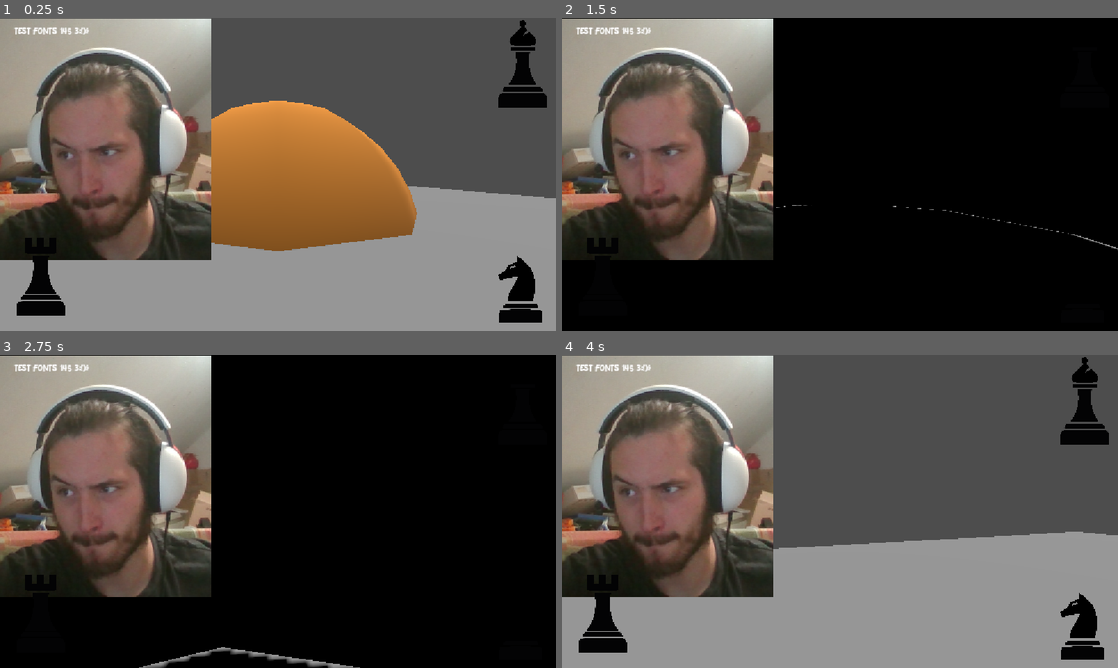
Above: before the commit, frames 1-4 (two rows, left to right).
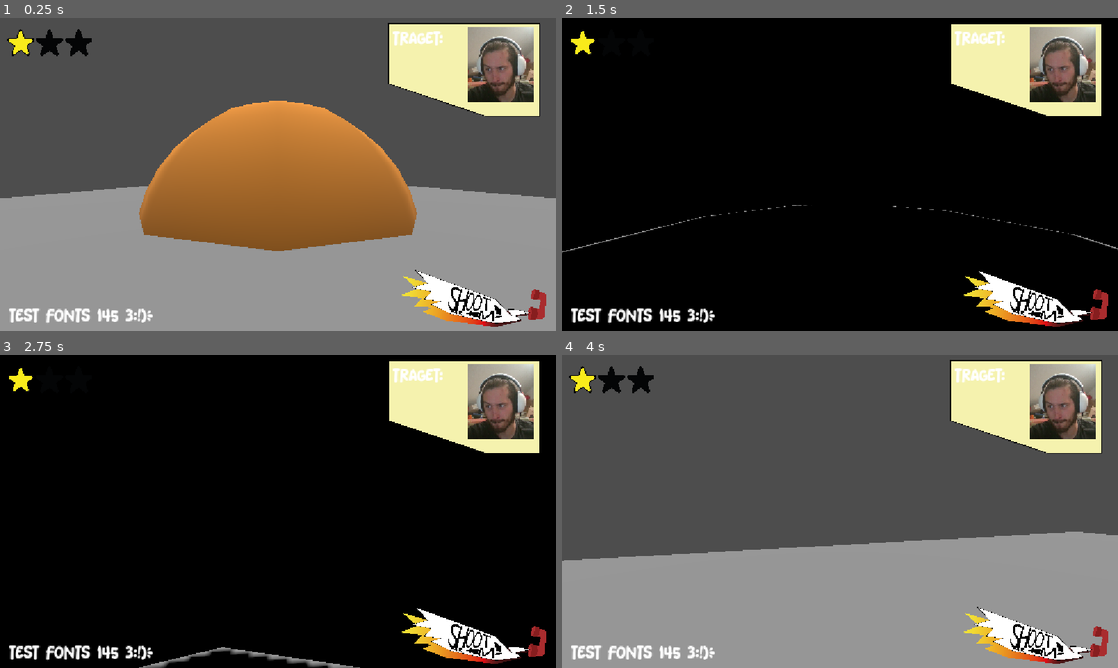
Above: after the commit, the same moments.

Repository: LouPirate05/ricochet-bang
Game: Godot game, scene res://folder_scène/base.tscn
The game is run twice, just before and just after one commit, with the same random seed, the same clock (stepped at 60 frames per second) and the same inputs.
Inputs (mouse positions are in pixels of both pictures, inside the frame that each line leads up to):
- Up to frame 1 (0.25 s): no input
- Up to frame 2 (1.5 s): tap Enter at 0.5 s; move the mouse to (867, 174) at 0.52 s; hold W (Move_forward) from 0.53 s (still down); tap Shift (springting) at 0.77 s; move the mouse to (812, 174) at 1.27 s
- Up to frame 3 (2.75 s): keep holding W (Move_forward); tap Shift (springting) at 1.52 s; move the mouse to (289, 505) at 2.02 s
- Up to frame 4 (4 s): keep holding W (Move_forward); move the mouse to (834, 517) at 2.77 s; tap Shift (springting) at 3.02, 3.77 s; move the mouse to (878, 514) at 3.52 s

The runs differ from the first frame. In frame 1, 38% of the frame differs, in the area x 0-99%, y 0-99%; in frame 2, 38%; in frame 3, 38%; in frame 4, 38%.

Commit message:
23/11 pushing rendu 2
j'ai changer des truc, préparer une scène pour la prés, + la cam est réparer, mais elle est pas fix sur un point

Diff:
--- a/jeu-3d---godot-learn- test prototypage/folder_scène/base.tscn
+++ b/jeu-3d---godot-learn- test prototypage/folder_scène/base.tscn
@@ -5,6 +5,7 @@
 [ext_resource type="PackedScene" uid="uid://btad70ea4oagh" path="res://point.tscn/player.tscn" id="2_05a4p"]
 [ext_resource type="PackedScene" uid="uid://b76lp2a8ln5l2" path="res://LD_prototype/bloc ld.glb" id="4_evyjo"]
 [ext_resource type="PackedScene" uid="uid://bvtn7ommtdihi" path="res://LD_prototype/foutain.glb" id="5_f0vq3"]
+[ext_resource type="PackedScene" uid="uid://dfffwf4cdk8sq" path="res://LD_prototype/proto_scene_pierre.glb" id="6_46axm"]
 
 [sub_resource type="BoxShape3D" id="BoxShape3D_h8xou"]
 size = Vector3(10, 10, 10)
@@ -52,10 +53,6 @@
 transform = Transform3D(1, 0, 0, 0, -0.0054176026, 0.99998534, 0, -0.99998534, -0.0054176026, 0, 16.12283, 0)
 shadow_enabled = true
 
-[node name="DirectionalLight3D(la lumière de la scène, parfois faut la retourner)" type="DirectionalLight3D" parent="DirectionalLight3D(la lumière de la scène, parfois faut la retourner)" unique_id=705268183]
-transform = Transform3D(-0.7071067, -0.34689757, -0.61616737, 0.7070964, -0.34217158, -0.61881596, 0.00383078, -0.87325865, 0.4872419, 2, 3.1988707, -14.070225)
-shadow_enabled = true
-
 [node name="CollisionShape3D (collision de la forme)" type="CollisionShape3D" parent="." unique_id=1466342204]
 transform = Transform3D(1, 0, 0, 0, 1, 0, 0, 0, 1, 0, -2.29498, 0)
 shape = SubResource("BoxShape3D_h8xou")
@@ -96,6 +93,13 @@
 [node name="bloc ld2" parent="foutain/bloc ld3/bloc ld/bloc ld/bloc ld3" unique_id=1647045958 instance=ExtResource("4_evyjo")]
 transform = Transform3D(0, 0, -1, 0, 1, 0, -1, 0, 0, 18, 0, 11.000004)
 
-[node name="DirectionalLight3D(la lumière de la scène, parfois faut la retourner)2" type="DirectionalLight3D" parent="." unique_id=770907622]
-transform = Transform3D(0.7071068, -0.34355435, -0.6180375, -4.3300602e-08, -0.8740371, 0.48585925, -0.7071067, -0.34355435, -0.61803764, 2, 2.1988559, 3.935194)
+[node name="DirectionalLight3D(la lumière de la scène, parfois faut la retourner)4" type="DirectionalLight3D" parent="." unique_id=851028307]
+transform = Transform3D(-0.47983772, 0.5447346, 0.6877645, 0.13522172, -0.72862136, 0.6714358, 0.86687416, 0.4151809, 0.27596003, -10.631055, 7.379571, -33.45543)
 shadow_enabled = true
+
+[node name="DirectionalLight3D(la lumière de la scène, parfois faut la retourner)3" type="DirectionalLight3D" parent="." unique_id=52908675]
+transform = Transform3D(0.7211702, 0.69103557, 0.048821315, -0.54917777, 0.52732193, 0.6483328, 0.42227644, -0.49436983, 0.7597902, 0.22668934, 5.188925, -0.66654396)
+shadow_enabled = true
+
+[node name="proto_scene_pierre" parent="." unique_id=1654129301 instance=ExtResource("6_46axm")]
+transform = Transform3D(1, 0, 0, 0, 1, 0, 0, 0, 1, -3, 0, -41)
--- /dev/null
+++ b/jeu-3d---godot-learn- test prototypage/ld-pierre.tscn
@@ -0,0 +1,8 @@
+[gd_scene format=3 uid="uid://cya7l877s1fov"]
+
+[ext_resource type="PackedScene" uid="uid://dfffwf4cdk8sq" path="res://LD_prototype/proto_scene_pierre.glb" id="1_lkblp"]
+
+[node name="Node3D" type="Node3D" unique_id=765166097]
+
+[node name="proto_scene_pierre" parent="." unique_id=1654129301 instance=ExtResource("1_lkblp")]
+transform = Transform3D(1, 0, 0, 0, 1, 0, 0, 0, 1, 4, 0, -3)
--- a/jeu-3d---godot-learn- test prototypage/point.tscn/player.tscn
+++ b/jeu-3d---godot-learn- test prototypage/point.tscn/player.tscn
@@ -1,16 +1,17 @@
 [gd_scene format=3 uid="uid://btad70ea4oagh"]
 
 [ext_resource type="Texture2D" uid="uid://p1ws8y13334c" path="res://assets pas important/Capture d'écran 2026-10-29 132350.png" id="1_jaq5a"]
+[ext_resource type="Texture2D" uid="uid://b2g5qqip1j8gt" path="res://LD_prototype/Fichier 52.png" id="1_tfk2a"]
 [ext_resource type="Script" uid="uid://canwfabt34njd" path="res://script/control.gd" id="2_eeouq"]
 [ext_resource type="FontFile" uid="uid://d3ckd4v7emymk" path="res://matcha_style/Matcha Style.ttf" id="2_ie3af"]
-[ext_resource type="Texture2D" uid="uid://bqv4rt0jjg1nr" path="res://assets pas important/Fichier 22.png" id="5_eeouq"]
-[ext_resource type="Texture2D" uid="uid://h2gay2c4foyc" path="res://assets pas important/Fichier 23.png" id="6_vpagf"]
-[ext_resource type="Texture2D" uid="uid://bawt4gkms5fda" path="res://assets pas important/Fichier 24.png" id="7_0v1fi"]
+[ext_resource type="Texture2D" uid="uid://bqedc7gxkmlvn" path="res://LD_prototype/Fichier 50.png" id="7_0v1fi"]
 [ext_resource type="Script" uid="uid://fjum4kxjam7k" path="res://script/camera_player.gd" id="7_kbkvm"]
 [ext_resource type="Script" uid="uid://dvcifnqdxj4hl" path="res://script/player_scrpit.gd" id="8_0v1fi"]
+[ext_resource type="Texture2D" uid="uid://j7as72bdijuk" path="res://LD_prototype/Fichier 49.png" id="8_kbkvm"]
 
 [sub_resource type="LabelSettings" id="LabelSettings_iatyx"]
 font = ExtResource("2_ie3af")
+font_size = 31
 
 [sub_resource type="CapsuleShape3D" id="CapsuleShape3D_h8xou"]
 
@@ -21,24 +22,15 @@
 [node name="canva_ui_ux" type="CanvasModulate" parent="." unique_id=38767569]
 color = Color(0.9990863, 0.9990863, 0.9990863, 1)
 
-[node name="Fichier22" type="Sprite2D" parent="canva_ui_ux" unique_id=558911484]
-position = Vector2(1078, 562)
-scale = Vector2(0.096153885, 0.096153885)
-texture = ExtResource("5_eeouq")
+[node name="Fichier52" type="Sprite2D" parent="canva_ui_ux" unique_id=96403166]
+position = Vector2(961, 107)
+scale = Vector2(0.07637798, 0.07637797)
+texture = ExtResource("1_tfk2a")
 
 [node name="CaptureD\'écran20261029132350" type="Sprite2D" parent="canva_ui_ux" unique_id=1867192872]
-position = Vector2(219, 252)
+position = Vector2(1038, 97)
+scale = Vector2(0.30963302, 0.30963302)
 texture = ExtResource("1_jaq5a")
-
-[node name="Fichier23" type="Sprite2D" parent="canva_ui_ux" unique_id=1553815237]
-position = Vector2(1083, 96)
-scale = Vector2(0.108369075, 0.10836908)
-texture = ExtResource("6_vpagf")
-
-[node name="Fichier24" type="Sprite2D" parent="canva_ui_ux" unique_id=403348654]
-position = Vector2(84.37501, 536.42084)
-scale = Vector2(0.10637727, 0.10637727)
-texture = ExtResource("7_0v1fi")
 
 [node name="Control" type="Control" parent="." unique_id=1101021281]
 layout_mode = 3
@@ -52,12 +44,21 @@
 offset_bottom = 45.503998
 script = ExtResource("2_eeouq")
 
+[node name="Label2" type="Label" parent="Control" unique_id=739342962]
+layout_mode = 0
+offset_left = 780.0
+offset_top = 1.0
+offset_right = 922.7027
+offset_bottom = 48.0
+text = "traget:"
+label_settings = SubResource("LabelSettings_iatyx")
+
 [node name="Label" type="Label" parent="Control" unique_id=60315057]
 layout_mode = 0
-offset_left = -4.0
-offset_top = -6.0
-offset_right = 36.0
-offset_bottom = 17.0
+offset_left = -15.0
+offset_top = 575.0
+offset_right = 283.0
+offset_bottom = 612.0
 text = "test fonts 145 3:!)>"
 label_settings = SubResource("LabelSettings_iatyx")
 
@@ -79,3 +80,13 @@
 [node name="MeshInstance3D" type="MeshInstance3D" parent="CharacterBody3D/CollisionShape3D" unique_id=482390208]
 transform = Transform3D(0.885, 0, 0, 0, 0.885, 0, 0, 0, 0.885, 0, 0, 0)
 mesh = SubResource("CapsuleMesh_h8xou")
+
+[node name="Fichier50" type="Sprite2D" parent="." unique_id=1247164796]
+position = Vector2(980.6283, 581.00006)
+scale = Vector2(0.051170867, 0.05117087)
+texture = ExtResource("7_0v1fi")
+
+[node name="Fichier49" type="Sprite2D" parent="." unique_id=619619186]
+position = Vector2(103.00001, 51)
+scale = Vector2(0.036626346, 0.036626346)
+texture = ExtResource("8_kbkvm")
Binary file added: jeu-3d---godot-learn- test prototypage/LD_prototype/Fichier 49.png
Not shown, added: jeu-3d---godot-learn- test prototypage/LD_prototype/Fichier 49.png.import
Binary file added: jeu-3d---godot-learn- test prototypage/LD_prototype/Fichier 50.png
Not shown, added: jeu-3d---godot-learn- test prototypage/LD_prototype/Fichier 50.png.import
Binary file added: jeu-3d---godot-learn- test prototypage/LD_prototype/Fichier 52.png
Not shown, added: jeu-3d---godot-learn- test prototypage/LD_prototype/Fichier 52.png.import
Binary file added: jeu-3d---godot-learn- test prototypage/LD_prototype/proto_scene_pierre.glb
Not shown, added: jeu-3d---godot-learn- test prototypage/LD_prototype/proto_scene_pierre.glb.import
Not shown, added: jeu-3d---godot-learn- test prototypage/LD_prototype/proto_scene_pierre.model
